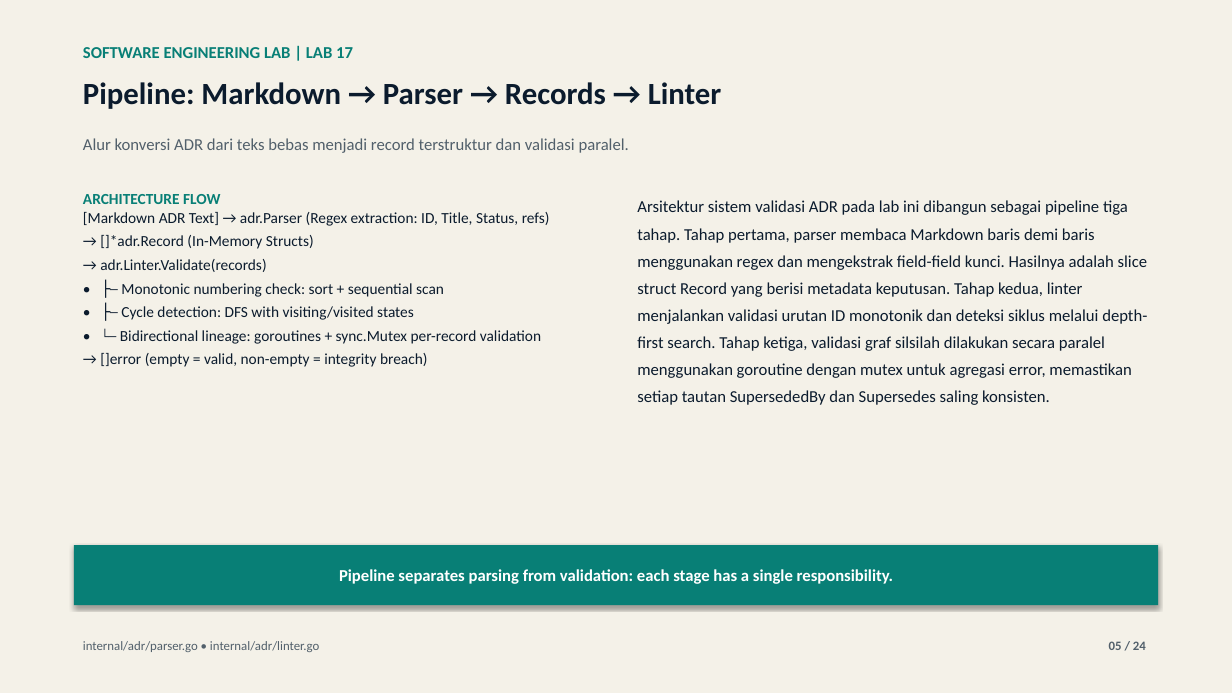
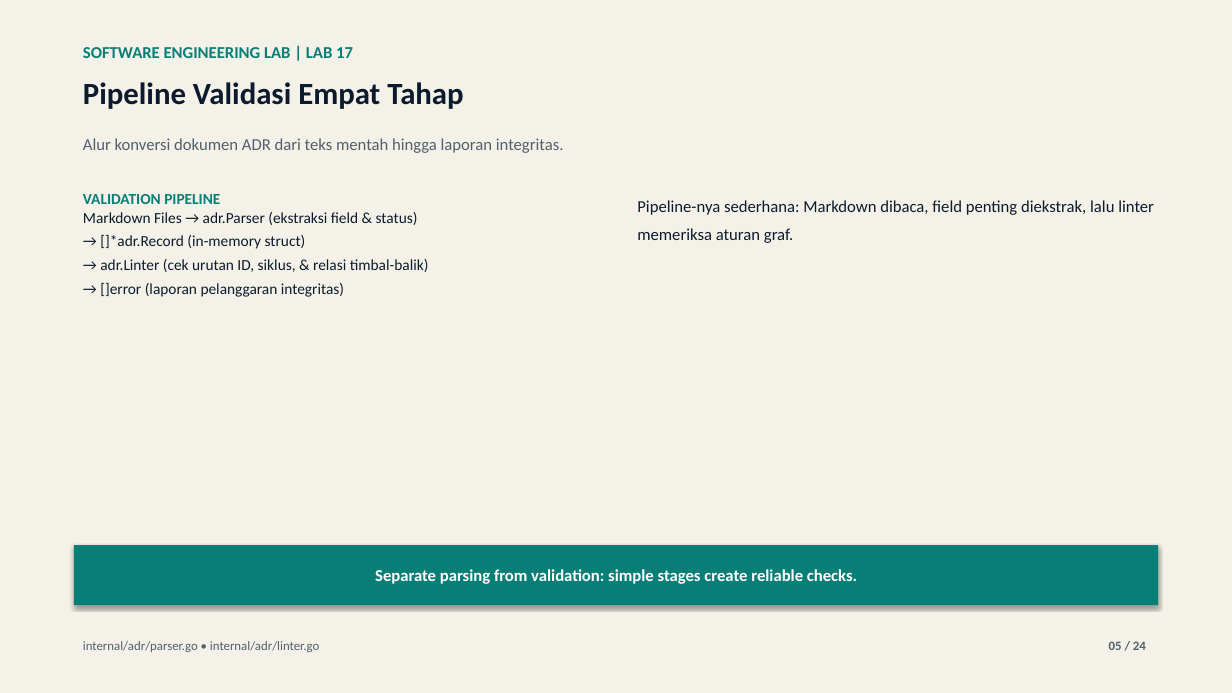
Before and after one commit to lukman-ss/software-engineering-lab, a slide deck: slide 5 of labs/17-architecture-decision-record/result/linkedin/lab-17-architecture-decision-record-carousel.pptx. Drawn at 1232x693 pixels with LibreOffice and Linux fonts; fonts in the diff are those of the drawing. Boxes give left, top, right and bottom in pixels: in the first picture for what was removed or moved away, otherwise in the second. Text is boxed around its words. In the diff, an @@ line names an element or a change of style, - is before the commit and + after.

```diff
--- a/labs/17-architecture-decision-record/result/linkedin/lab-17-architecture-decision-record-carousel.pptx
+++ b/labs/17-architecture-decision-record/result/linkedin/lab-17-architecture-decision-record-carousel.pptx
@@ text at <box>83,82,463,109</box>: text changed @@
-Pipeline: Markdown → Parser → Records → Linter
+Pipeline Validasi Empat Tahap
@@ text at <box>83,138,564,153</box>: text changed @@
-Alur konversi ADR dari teks bebas menjadi record terstruktur dan validasi paralel.
+Alur konversi dokumen ADR dari teks mentah hingga laporan integritas.
@@ text at <box>83,194,429,297</box>: text changed @@
-ARCHITECTURE FLOW
-[Markdown ADR Text] → adr.Parser (Regex extraction: ID, Title, Status, refs)
-→ []*adr.Record (In-Memory Structs)
-→ adr.Linter.Validate(records)
-• ├─ Monotonic numbering check: sort + sequential scan
-• ├─ Cycle detection: DFS with visiting/visited states
-• └─ Bidirectional lineage: goroutines + sync.Mutex per-record validation
-→ []error (empty = valid, non-empty = integrity breach)
+VALIDATION PIPELINE
+Markdown Files → adr.Parser (ekstraksi field & status)
+→ []*adr.Record (in-memory struct)
+→ adr.Linter (cek urutan ID, siklus, & relasi timbal-balik)
+→ []error (laporan pelanggaran integritas)
@@ text at <box>637,200,1154,243</box>: text changed @@
-Arsitektur sistem validasi ADR pada lab ini dibangun sebagai pipeline tiga tahap. Tahap pertama, parser membaca Markdown baris demi baris menggunakan regex dan mengekstrak field-field kunci. Hasilnya adalah slice struct Record yang berisi metadata keputusan. Tahap kedua, linter menjalankan validasi urutan ID monotonik dan deteksi siklus melalui depth-first search. Tahap ketiga, validasi graf silsilah dilakukan secara paralel menggunakan goroutine dengan mutex untuk agregasi error, memastikan setiap tautan SupersededBy dan Supersedes saling konsisten.
+Pipeline-nya sederhana: Markdown dibaca, field penting diekstrak, lalu linter memeriksa aturan graf.
@@ text in rectangle at <box>375,569,857,584</box>: text changed @@
-Pipeline separates parsing from validation: each stage has a single responsibility.
+Separate parsing from validation: simple stages create reliable checks.
```
Also in this commit, not shown: 21 other slides changed, 5 other files.
